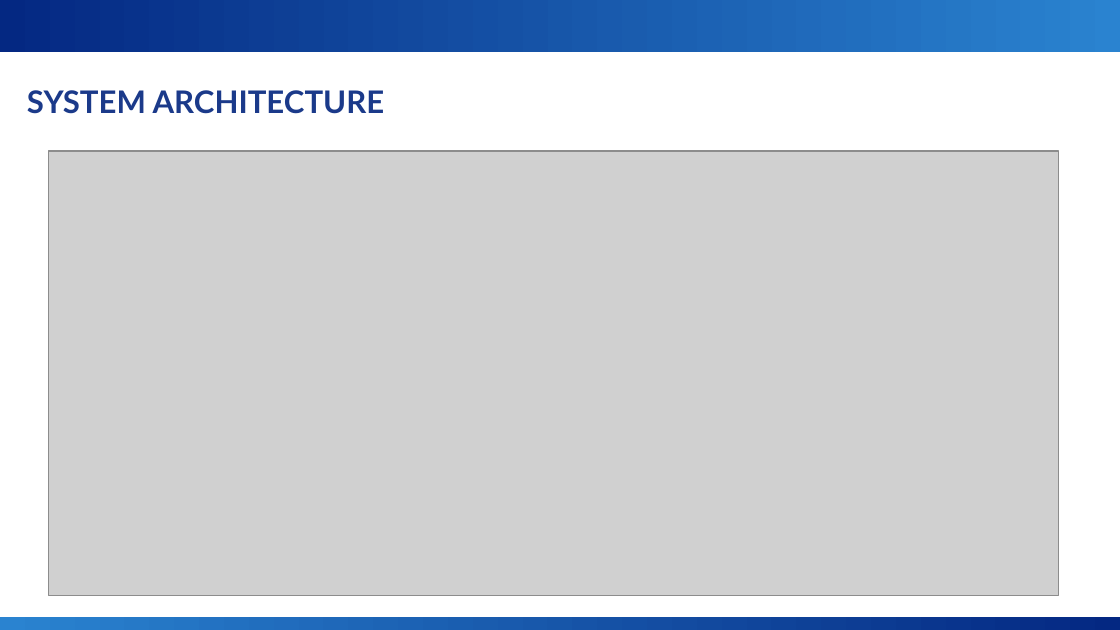
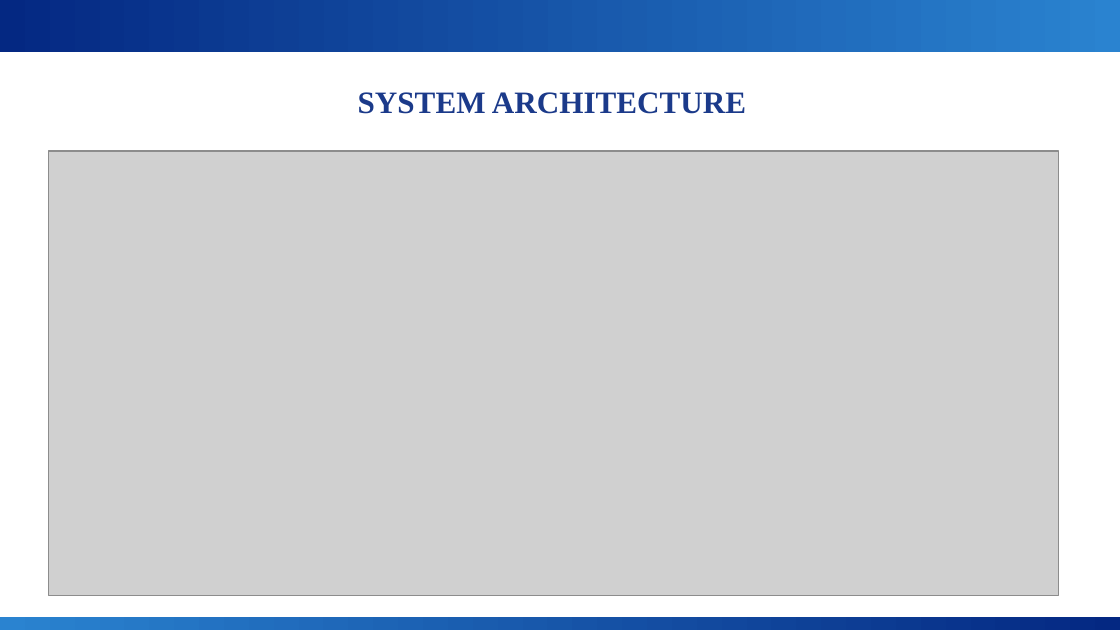
Before and after one commit to drkarpagambigaik-coder/AICW-Karpagambigai, a slide deck: slide 24 of Project -PPT.pptx (slide 9 before the commit). Drawn at 1120x630 pixels with LibreOffice and Linux fonts; fonts in the diff are those of the drawing; grey boxes stand for pictures; background and template pictures are left out. Boxes give left, top, right and bottom in pixels: in the first picture for what was removed or moved away, otherwise in the second. Text is boxed around its words. In the diff, an @@ line names an element or a change of style, - is before the commit and + after.

```diff
--- a/Project -PPT.pptx
+++ b/Project -PPT.pptx
@@ text "SYSTEM ARCHITECTURE" moved from (x1=27, y1=90, x2=385, y2=114) to (x1=358, y1=92, x2=746, y2=114) @@
@@ text "SYSTEM ARCHITECTURE" at (x1=358, y1=92, x2=746, y2=114): font Lato to Times New Roman; alignment left to centre @@
```
Also in this commit, not shown: 14 other slides changed, 22 slides added, 2 slides removed.
